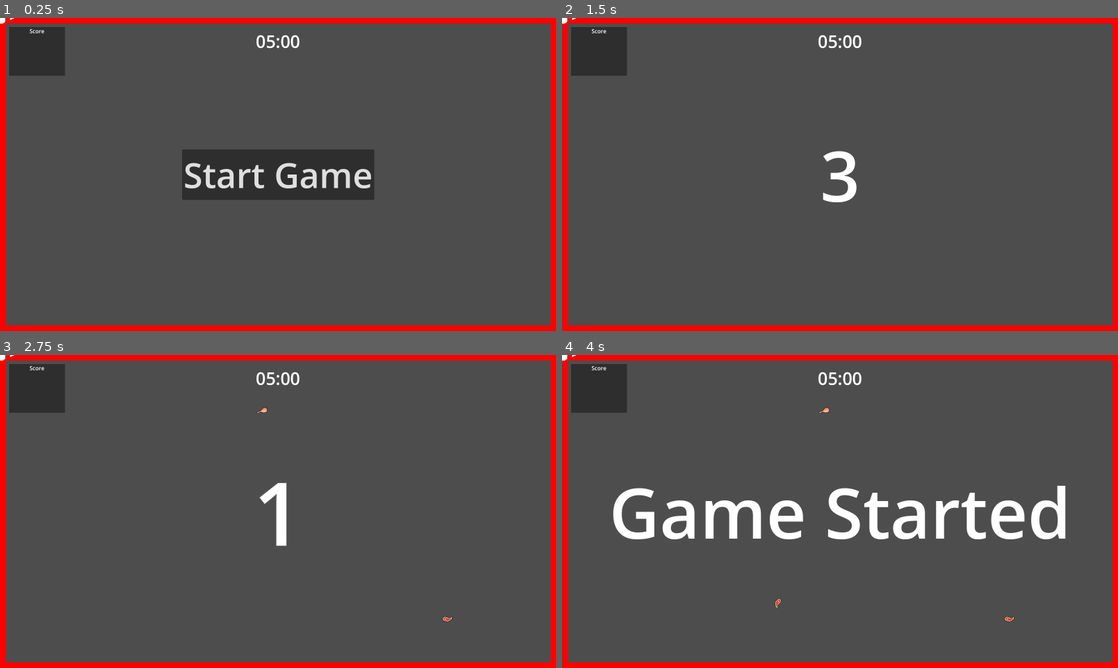
Above: before the commit, frames 1-4 (two rows, left to right).
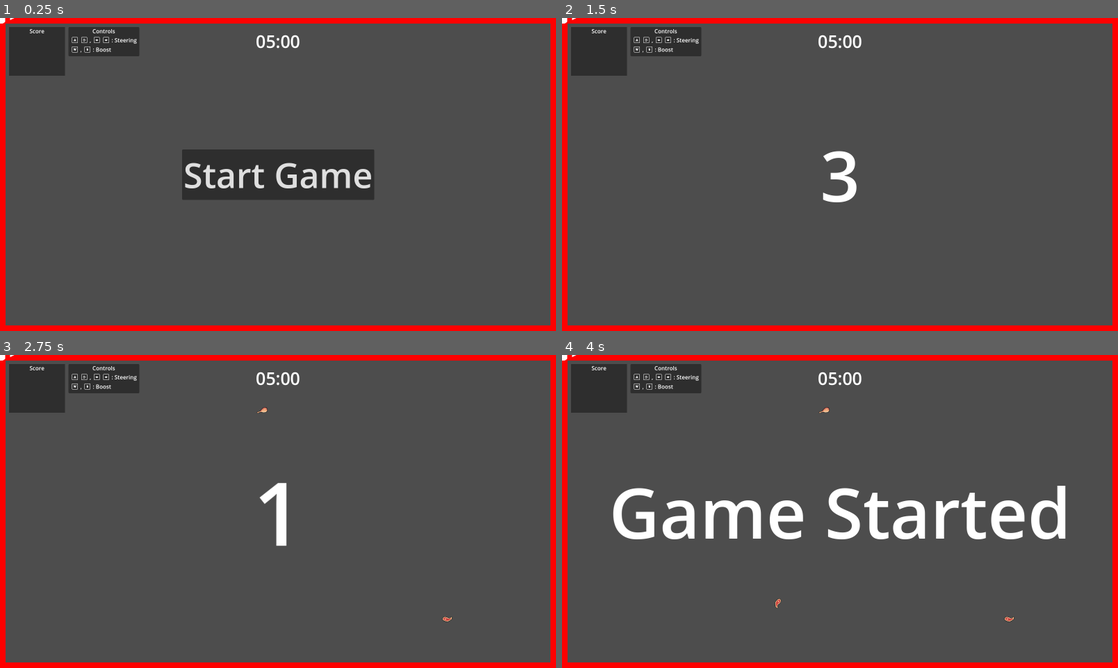
Above: after the commit, the same moments.

Repository: Ozymandias1/godot_snake_game
Game: Godot game, scene res://Scenes/Templates/game_level.tscn
Two runs of this game, one before a commit and one after it. Both use one fixed random seed, a clock stepped at 60 frames per second and the inputs below. This scene is started directly instead of the project's main scene.
Inputs (mouse positions are in pixels of both pictures, inside the frame that each line leads up to):
- Up to frame 1 (0.25 s): no input
- Up to frame 2 (1.5 s): click "Start Game" at 0.5 s; tap Enter at 1.25 s; move the mouse to (962, 158) at 1.27 s; hold D (Steer Right) from 1.28 s (still down); hold W (Boost) from 1.28 s (still down); click (962, 158) at 1.42 s
- Up to frame 3 (2.75 s): move the mouse to (166, 527) at 2.02 s; release D (Steer Right) at 2.03 s; release W (Boost) at 2.03 s; hold A (Steer Left) from 2.03 s (still down); tap W (Boost) at 2.1 s
- Up to frame 4 (4 s): move the mouse to (895, 442) at 2.77 s; release A (Steer Left) at 2.78 s; hold W (Boost) 2.78-3.53 s; hold D (Steer Right) from 2.78 s (still down); tap Space at 3.5 s; move the mouse to (812, 574) at 3.52 s; tap W (Boost) at 3.6 s; click (812, 574) at 3.67 s

The runs differ from the first frame. In frame 1, 1.1% of the frame differs, in the area x 12-25%, y 2-13%; in frame 2, 1.1%; in frame 3, 1.1%; in frame 4, 1.1%.
Error in both runs: Invalid access to property or key 'name' on a base object of type 'Dictionary'. (res://Scripts/Player.gd:31)

Commit message:
조작설명 패널

Diff:
--- a/Scenes/Templates/game_level.tscn
+++ b/Scenes/Templates/game_level.tscn
@@ -1,10 +1,16 @@
-[gd_scene load_steps=8 format=3 uid="uid://drk5f5ngmiwx5"]
+[gd_scene load_steps=14 format=3 uid="uid://drk5f5ngmiwx5"]
 
 [ext_resource type="Script" path="res://Scripts/GameLevel.gd" id="1_crwjw"]
 [ext_resource type="PackedScene" uid="uid://ie288gw0t40c" path="res://Scenes/Templates/screen_boundary.tscn" id="2_7atmv"]
 [ext_resource type="Script" path="res://Scripts/PlayerSpawner.gd" id="3_7togj"]
 [ext_resource type="Script" path="res://Scripts/FoodSpawner.gd" id="4_x5dai"]
 [ext_resource type="Script" path="res://Scripts/ScoreBoardItemSpawner.gd" id="6_iuqw8"]
+[ext_resource type="Texture2D" uid="uid://644kfmmseh6p" path="res://Textures/keyboard_d_outline.svg" id="7_6yduc"]
+[ext_resource type="Texture2D" uid="uid://bs7a8p7nidd2u" path="res://Textures/keyboard_a_outline.svg" id="7_bwr3o"]
+[ext_resource type="Texture2D" uid="uid://c8ab6f0hkdorc" path="res://Textures/keyboard_arrow_left_outline.svg" id="8_ppmdm"]
+[ext_resource type="Texture2D" uid="uid://b0nrd8a886taq" path="res://Textures/keyboard_arrow_right_outline.svg" id="9_c8x5n"]
+[ext_resource type="Texture2D" uid="uid://gdj2ajipvrc1" path="res://Textures/keyboard_w_outline.svg" id="10_bgxyf"]
+[ext_resource type="Texture2D" uid="uid://cts81l24tb7cx" path="res://Textures/keyboard_arrow_up_outline.svg" id="11_6ie7c"]
 
 [sub_resource type="SceneReplicationConfig" id="SceneReplicationConfig_2gsxc"]
 properties/0/path = NodePath("LabelTimerRoot/LabelTimer:text")
@@ -150,6 +156,88 @@
 spawn_path = NodePath("../Container")
 script = ExtResource("6_iuqw8")
 
+[node name="Controls" type="Panel" parent="UI"]
+layout_mode = 1
+offset_left = 197.0
+offset_top = 26.0
+offset_right = 401.0
+offset_bottom = 110.0
+
+[node name="Title" type="Label" parent="UI/Controls"]
+layout_mode = 1
+anchors_preset = 5
+anchor_left = 0.5
+anchor_right = 0.5
+offset_left = -33.0
+offset_right = 33.0
+offset_bottom = 23.0
+grow_horizontal = 2
+text = "Controls"
+horizontal_alignment = 1
+
+[node name="VBoxContainer" type="VBoxContainer" parent="UI/Controls"]
+layout_mode = 1
+anchors_preset = 5
+anchor_left = 0.5
+anchor_right = 0.5
+offset_left = -95.0
+offset_top = 26.0
+offset_right = 95.0
+offset_bottom = 90.0
+grow_horizontal = 2
+
+[node name="HBoxContainer" type="HBoxContainer" parent="UI/Controls/VBoxContainer"]
+layout_mode = 2
+
+[node name="TextureRect2" type="TextureRect" parent="UI/Controls/VBoxContainer/HBoxContainer"]
+layout_mode = 2
+texture = ExtResource("7_bwr3o")
+expand_mode = 2
+
+[node name="TextureRect3" type="TextureRect" parent="UI/Controls/VBoxContainer/HBoxContainer"]
+layout_mode = 2
+texture = ExtResource("7_6yduc")
+expand_mode = 2
+
+[node name="Label2" type="Label" parent="UI/Controls/VBoxContainer/HBoxContainer"]
+layout_mode = 2
+text = ","
+
+[node name="TextureRect4" type="TextureRect" parent="UI/Controls/VBoxContainer/HBoxContainer"]
+layout_mode = 2
+texture = ExtResource("8_ppmdm")
+expand_mode = 2
+
+[node name="TextureRect5" type="TextureRect" parent="UI/Controls/VBoxContainer/HBoxContainer"]
+layout_mode = 2
+texture = ExtResource("9_c8x5n")
+expand_mode = 2
+
+[node name="Label" type="Label" parent="UI/Controls/VBoxContainer/HBoxContainer"]
+layout_mode = 2
+text = ": Steering"
+
+[node name="HBoxContainer2" type="HBoxContainer" parent="UI/Controls/VBoxContainer"]
+layout_mode = 2
+
+[node name="TextureRect2" type="TextureRect" parent="UI/Controls/VBoxContainer/HBoxContainer2"]
+layout_mode = 2
+texture = ExtResource("10_bgxyf")
+expand_mode = 2
+
+[node name="Label2" type="Label" parent="UI/Controls/VBoxContainer/HBoxContainer2"]
+layout_mode = 2
+text = ","
+
+[node name="TextureRect4" type="TextureRect" parent="UI/Controls/VBoxContainer/HBoxContainer2"]
+layout_mode = 2
+texture = ExtResource("11_6ie7c")
+expand_mode = 2
+
+[node name="Label" type="Label" parent="UI/Controls/VBoxContainer/HBoxContainer2"]
+layout_mode = 2
+text = ": Boost"
+
 [node name="LabelRemainTime" type="Label" parent="UI"]
 layout_mode = 1
 anchors_preset = 5
--- /dev/null
+++ b/Textures/keyboard_a.svg
@@ -0,0 +1,6 @@
+<svg width="64" height="64" xmlns="http://www.w3.org/2000/svg" xmlns:xlink="http://www.w3.org/1999/xlink">
+  <defs/>
+  <g>
+    <path stroke="none" fill="#FFFFFF" d="M16 8 L48 8 Q56 8 56 16 L56 48 Q56 56 48 56 L16 56 Q8 56 8 48 L8 16 Q8 8 16 8 M38 42 L42 42 34 22 30 22 22 42 26 42 27.6 38 36.4 38 38 42 M32 27 L34.8 34 29.2 34 32 27"/>
+  </g>
+</svg>
--- /dev/null
+++ b/Textures/keyboard_a_outline.svg
@@ -0,0 +1,6 @@
+<svg width="64" height="64" xmlns="http://www.w3.org/2000/svg" xmlns:xlink="http://www.w3.org/1999/xlink">
+  <defs/>
+  <g>
+    <path stroke="none" fill="#FFFFFF" d="M11 16 L11 48 Q11 53 16 53 L48 53 Q53 53 53 48 L53 16 Q53 11 48 11 L16 11 Q11 11 11 16 M16 8 L48 8 Q56 8 56 16 L56 48 Q56 56 48 56 L16 56 Q8 56 8 48 L8 16 Q8 8 16 8 M32 27 L29.2 34 34.8 34 32 27 M38 42 L36.4 38 27.6 38 26 42 22 42 30 22 34 22 42 42 38 42"/>
+  </g>
+</svg>
--- /dev/null
+++ b/Textures/keyboard_arrow_left.svg
@@ -0,0 +1,6 @@
+<svg width="64" height="64" xmlns="http://www.w3.org/2000/svg" xmlns:xlink="http://www.w3.org/1999/xlink">
+  <defs/>
+  <g>
+    <path stroke="none" fill="#FFFFFF" d="M16 8 L48 8 Q56 8 56 16 L56 48 Q56 56 48 56 L16 56 Q8 56 8 48 L8 16 Q8 8 16 8 M22 32 L30 40 32 40 32 36 42 36 42 28 32 28 32 24 30 24 22 32"/>
+  </g>
+</svg>
--- /dev/null
+++ b/Textures/keyboard_arrow_left_outline.svg
@@ -0,0 +1,6 @@
+<svg width="64" height="64" xmlns="http://www.w3.org/2000/svg" xmlns:xlink="http://www.w3.org/1999/xlink">
+  <defs/>
+  <g>
+    <path stroke="none" fill="#FFFFFF" d="M16 8 L48 8 Q56 8 56 16 L56 48 Q56 56 48 56 L16 56 Q8 56 8 48 L8 16 Q8 8 16 8 M11 16 L11 48 Q11 53 16 53 L48 53 Q53 53 53 48 L53 16 Q53 11 48 11 L16 11 Q11 11 11 16 M22 32 L30 24 32 24 32 28 42 28 42 36 32 36 32 40 30 40 22 32"/>
+  </g>
+</svg>
--- /dev/null
+++ b/Textures/keyboard_arrow_right.svg
@@ -0,0 +1,6 @@
+<svg width="64" height="64" xmlns="http://www.w3.org/2000/svg" xmlns:xlink="http://www.w3.org/1999/xlink">
+  <defs/>
+  <g>
+    <path stroke="none" fill="#FFFFFF" d="M42 32 L34 24 32 24 32 28 22 28 22 36 32 36 32 40 34 40 42 32 M48 56 L16 56 Q8 56 8 48 L8 16 Q8 8 16 8 L48 8 Q56 8 56 16 L56 48 Q56 56 48 56"/>
+  </g>
+</svg>
--- /dev/null
+++ b/Textures/keyboard_arrow_right_outline.svg
@@ -0,0 +1,6 @@
+<svg width="64" height="64" xmlns="http://www.w3.org/2000/svg" xmlns:xlink="http://www.w3.org/1999/xlink">
+  <defs/>
+  <g>
+    <path stroke="none" fill="#FFFFFF" d="M42 32 L34 40 32 40 32 36 22 36 22 28 32 28 32 24 34 24 42 32 M53 48 L53 16 Q53 11 48 11 L16 11 Q11 11 11 16 L11 48 Q11 53 16 53 L48 53 Q53 53 53 48 M48 56 L16 56 Q8 56 8 48 L8 16 Q8 8 16 8 L48 8 Q56 8 56 16 L56 48 Q56 56 48 56"/>
+  </g>
+</svg>
--- /dev/null
+++ b/Textures/keyboard_arrow_up.svg
@@ -0,0 +1,6 @@
+<svg width="64" height="64" xmlns="http://www.w3.org/2000/svg" xmlns:xlink="http://www.w3.org/1999/xlink">
+  <defs/>
+  <g>
+    <path stroke="none" fill="#FFFFFF" d="M56 16 L56 48 Q56 56 48 56 L16 56 Q8 56 8 48 L8 16 Q8 8 16 8 L48 8 Q56 8 56 16 M32 22 L24 30 24 32 28 32 28 42 36 42 36 32 40 32 40 30 32 22"/>
+  </g>
+</svg>
--- /dev/null
+++ b/Textures/keyboard_arrow_up_outline.svg
@@ -0,0 +1,6 @@
+<svg width="64" height="64" xmlns="http://www.w3.org/2000/svg" xmlns:xlink="http://www.w3.org/1999/xlink">
+  <defs/>
+  <g>
+    <path stroke="none" fill="#FFFFFF" d="M48 11 L16 11 Q11 11 11 16 L11 48 Q11 53 16 53 L48 53 Q53 53 53 48 L53 16 Q53 11 48 11 M56 16 L56 48 Q56 56 48 56 L16 56 Q8 56 8 48 L8 16 Q8 8 16 8 L48 8 Q56 8 56 16 M32 22 L40 30 40 32 36 32 36 42 28 42 28 32 24 32 24 30 32 22"/>
+  </g>
+</svg>
--- /dev/null
+++ b/Textures/keyboard_d.svg
@@ -0,0 +1,6 @@
+<svg width="64" height="64" xmlns="http://www.w3.org/2000/svg" xmlns:xlink="http://www.w3.org/1999/xlink">
+  <defs/>
+  <g>
+    <path stroke="none" fill="#FFFFFF" d="M16 8 L48 8 Q56 8 56 16 L56 48 Q56 56 48 56 L16 56 Q8 56 8 48 L8 16 Q8 8 16 8 M28 26 L30.15 26 Q32.5 26.05 34.25 27.8 36 29.55 36 32 36 34.45 34.25 36.25 32.5 37.95 30.15 38 L28 38 28 26 M24 22 L24 42 30.25 42 Q34.25 41.9 37.1 39.1 L38.05 38 Q40 35.4 40 32 40 28.55 38.05 26 L37.1 24.95 Q34.25 22.1 30.25 22 L24 22"/>
+  </g>
+</svg>
--- /dev/null
+++ b/Textures/keyboard_d_outline.svg
@@ -0,0 +1,6 @@
+<svg width="64" height="64" xmlns="http://www.w3.org/2000/svg" xmlns:xlink="http://www.w3.org/1999/xlink">
+  <defs/>
+  <g>
+    <path stroke="none" fill="#FFFFFF" d="M24 22 L30.25 22 Q34.25 22.1 37.1 24.95 L38.05 26 Q40 28.55 40 32 40 35.4 38.05 38 L37.1 39.1 Q34.25 41.9 30.25 42 L24 42 24 22 M11 16 L11 48 Q11 53 16 53 L48 53 Q53 53 53 48 L53 16 Q53 11 48 11 L16 11 Q11 11 11 16 M16 8 L48 8 Q56 8 56 16 L56 48 Q56 56 48 56 L16 56 Q8 56 8 48 L8 16 Q8 8 16 8 M28 26 L28 38 30.15 38 Q32.5 37.95 34.25 36.25 36 34.45 36 32 36 29.55 34.25 27.8 32.5 26.05 30.15 26 L28 26"/>
+  </g>
+</svg>
--- /dev/null
+++ b/Textures/keyboard_w.svg
@@ -0,0 +1,6 @@
+<svg width="64" height="64" xmlns="http://www.w3.org/2000/svg" xmlns:xlink="http://www.w3.org/1999/xlink">
+  <defs/>
+  <g>
+    <path stroke="none" fill="#FFFFFF" d="M16 8 L48 8 Q56 8 56 16 L56 48 Q56 56 48 56 L16 56 Q8 56 8 48 L8 16 Q8 8 16 8 M31 22 L28 31 25 22 21 22 21 24 27 42 29 42 32 33 35 42 37 42 43 24 43 22 39 22 36 31 33 22 31 22"/>
+  </g>
+</svg>
--- /dev/null
+++ b/Textures/keyboard_w_outline.svg
@@ -0,0 +1,6 @@
+<svg width="64" height="64" xmlns="http://www.w3.org/2000/svg" xmlns:xlink="http://www.w3.org/1999/xlink">
+  <defs/>
+  <g>
+    <path stroke="none" fill="#FFFFFF" d="M11 16 L11 48 Q11 53 16 53 L48 53 Q53 53 53 48 L53 16 Q53 11 48 11 L16 11 Q11 11 11 16 M16 8 L48 8 Q56 8 56 16 L56 48 Q56 56 48 56 L16 56 Q8 56 8 48 L8 16 Q8 8 16 8 M31 22 L33 22 36 31 39 22 43 22 43 24 37 42 35 42 32 33 29 42 27 42 21 24 21 22 25 22 28 31 31 22"/>
+  </g>
+</svg>
Not shown, added: Textures/keyboard_a.svg.import
Not shown, added: Textures/keyboard_a_outline.svg.import
Not shown, added: Textures/keyboard_arrow_left.svg.import
Not shown, added: Textures/keyboard_arrow_left_outline.svg.import
Not shown, added: Textures/keyboard_arrow_right.svg.import
Not shown, added: Textures/keyboard_arrow_right_outline.svg.import
Not shown, added: Textures/keyboard_arrow_up.svg.import
Not shown, added: Textures/keyboard_arrow_up_outline.svg.import
Not shown, added: Textures/keyboard_d.svg.import
Not shown, added: Textures/keyboard_d_outline.svg.import
Not shown, added: Textures/keyboard_w.svg.import
Not shown, added: Textures/keyboard_w_outline.svg.import
